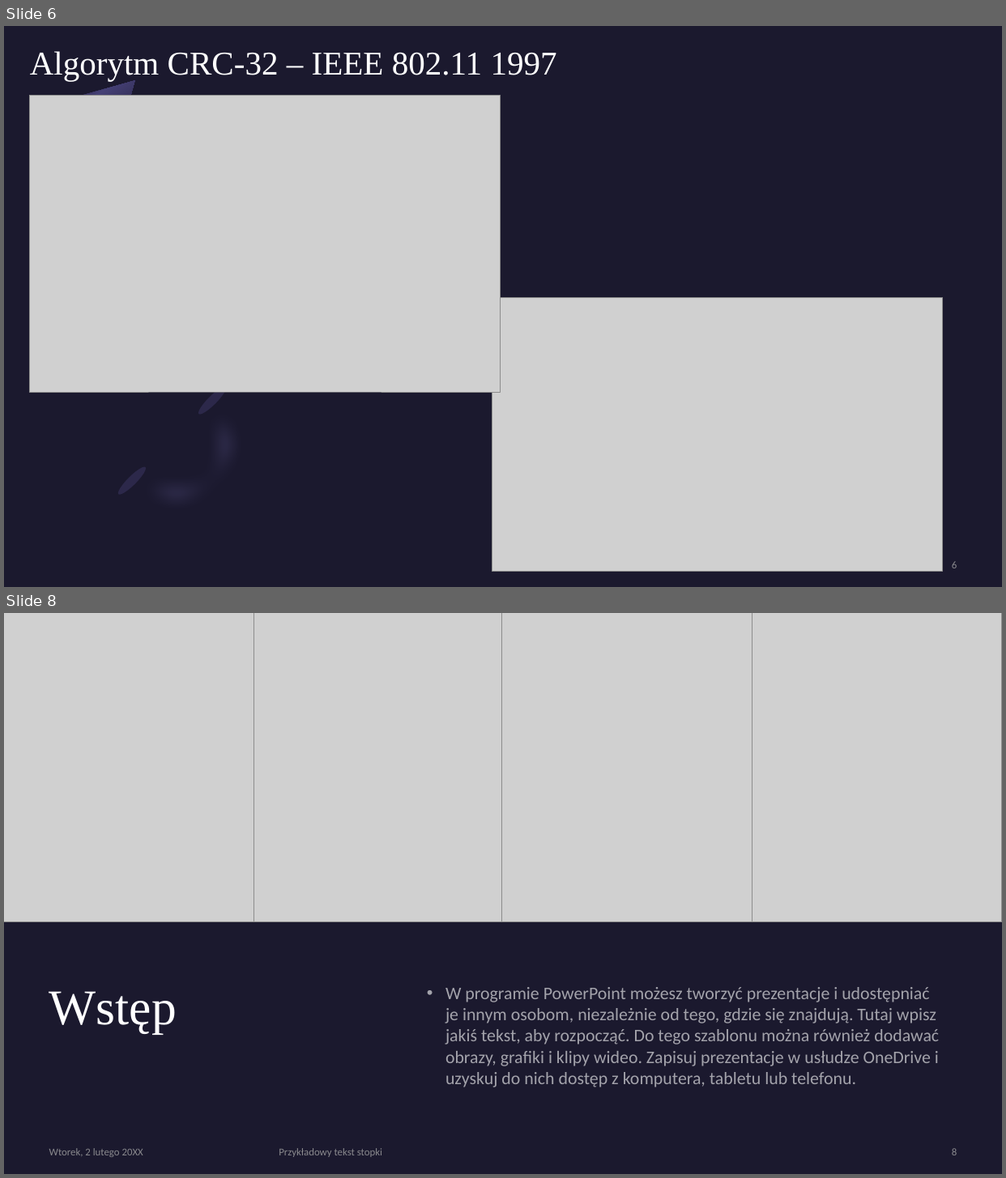
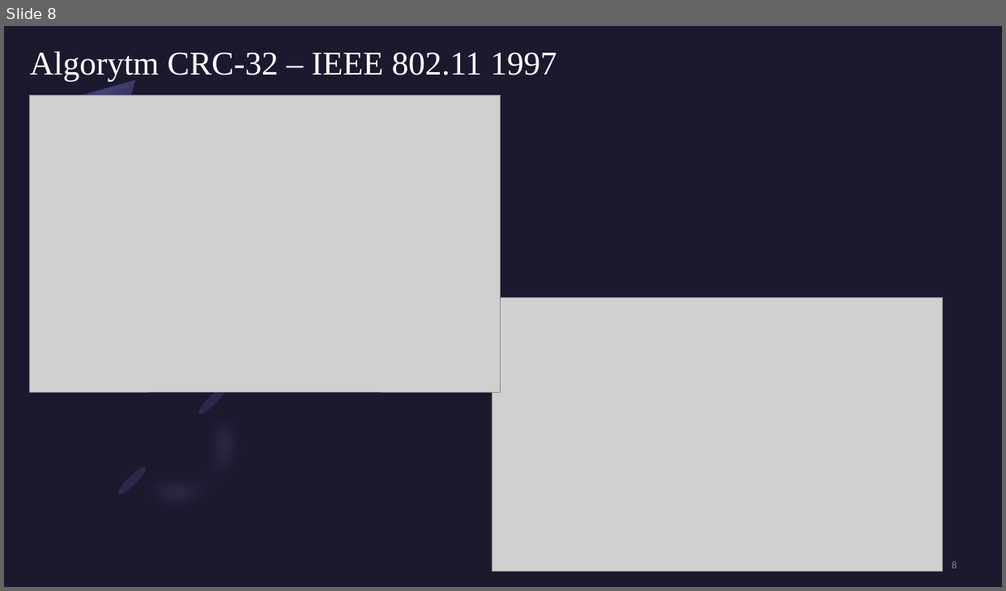
Before and after one commit to Kindly000/kik_project_CRC32, a slide deck: Implementacja kodu wielomianowego CRC-32 – IEEE 802-3.pptx. Shown one above the other, each under a label of ours: slides 6 and 8 before the commit, slide 8 after it; the slides between them are not shown. The pictures are 1006x1178 and 1006x591 pixels, drawn with LibreOffice and Linux fonts; fonts in the diff are those of the drawing; grey boxes stand for pictures. Boxes give left, top, right and bottom in pixels: in the first picture for what was removed or moved away, otherwise in the second. Text is boxed around its words. In the diff, an @@ line names an element or a change of style, - is before the commit and + after.

```diff
--- a/Implementacja kodu wielomianowego CRC-32 – IEEE 802-3.pptx
+++ b/Implementacja kodu wielomianowego CRC-32 – IEEE 802-3.pptx
@@ slide 8 removed at (x1=4, y1=613, x2=1002, y2=1174), background #1B192E @@
@@ picture removed at (x1=4, y1=613, x2=254, y2=922) @@
@@ picture removed at (x1=254, y1=613, x2=504, y2=922) @@
@@ picture removed at (x1=502, y1=613, x2=752, y2=922) @@
@@ picture removed at (x1=752, y1=613, x2=1002, y2=922) @@
@@ title removed at (x1=49, y1=991, x2=177, y2=1034) @@
-Wstęp
@@ text removed at (x1=445, y1=987, x2=939, y2=1088) @@
-• W programie PowerPoint możesz tworzyć prezentacje i udostępniać je innym osobom, niezależnie od tego, gdzie się znajdują. Tutaj wpisz jakiś tekst, aby rozpocząć. Do tego szablonu można również dodawać obrazy, grafiki i klipy wideo. Zapisuj prezentacje w usłudze OneDrive i uzyskuj do nich dostęp z komputera, tabletu lub telefonu.
@@ text removed at (x1=49, y1=1148, x2=143, y2=1157) @@
-Wtorek, 2 lutego 20XX
@@ text removed at (x1=279, y1=1148, x2=382, y2=1157) @@
-Przykładowy tekst stopki
@@ page number removed at (x1=952, y1=1148, x2=957, y2=1156) @@
-8
@@ what was slide 6 is now slide 8 @@
```
Also in this commit, not shown: 3 slides changed, 3 slides added, 1 other slide removed.
